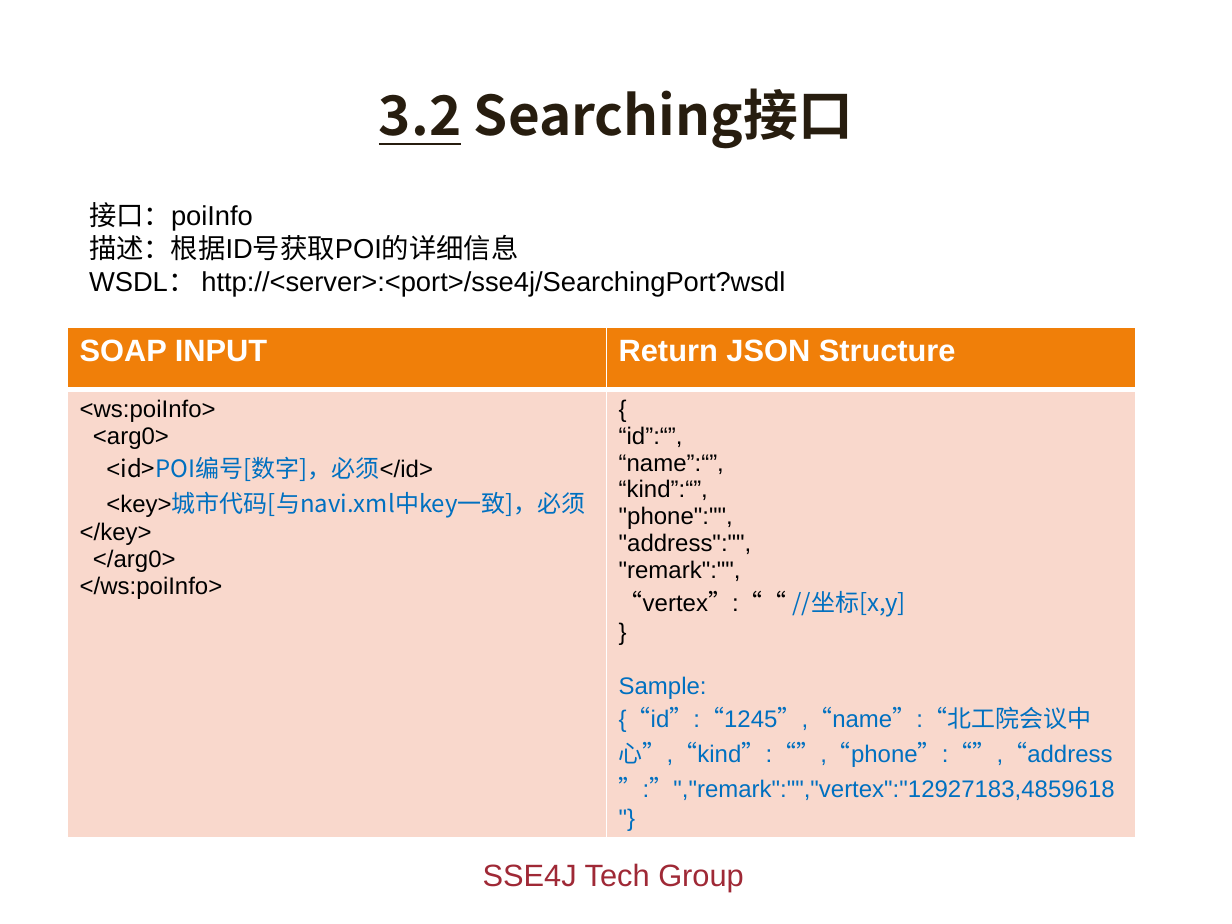
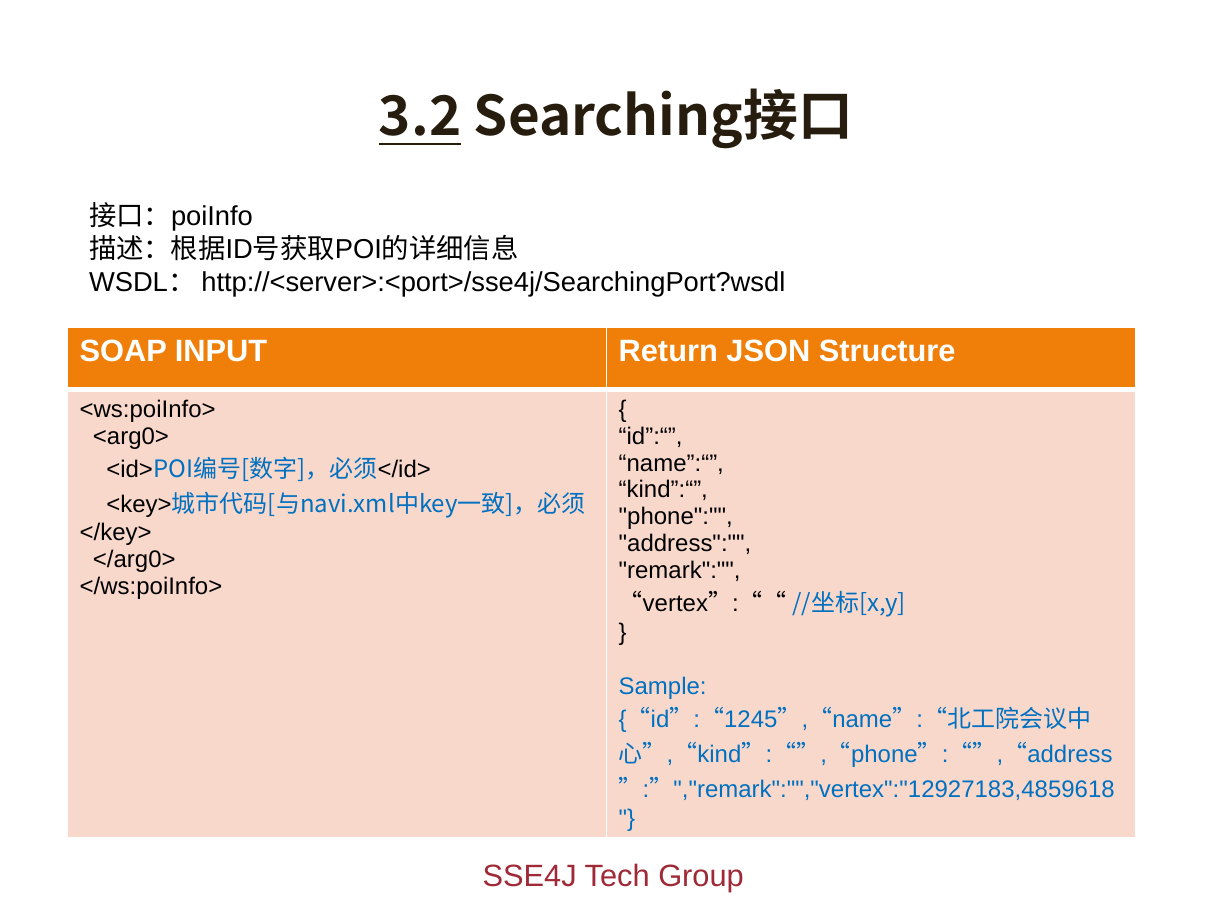
Before and after one commit to giszh86/sse4j, a slide deck: slide 13 of doc/sse4j.pptx. Drawn at 1232x924 pixels with LibreOffice and Linux fonts; fonts in the diff are those of the drawing; background and template pictures are left out. Boxes give left, top, right and bottom in pixels: in the first picture for what was removed or moved away, otherwise in the second. Text is boxed around its words. In the diff, an @@ line names an element or a change of style, - is before the commit and + after.

```diff
--- a/doc/sse4j.pptx
+++ b/doc/sse4j.pptx
@@ table at box(68, 328, 1137, 804) @@
@@ font Noto Sans CJK SC to Arial in "<id>POI编号[数字]，必须</id>" @@
```
